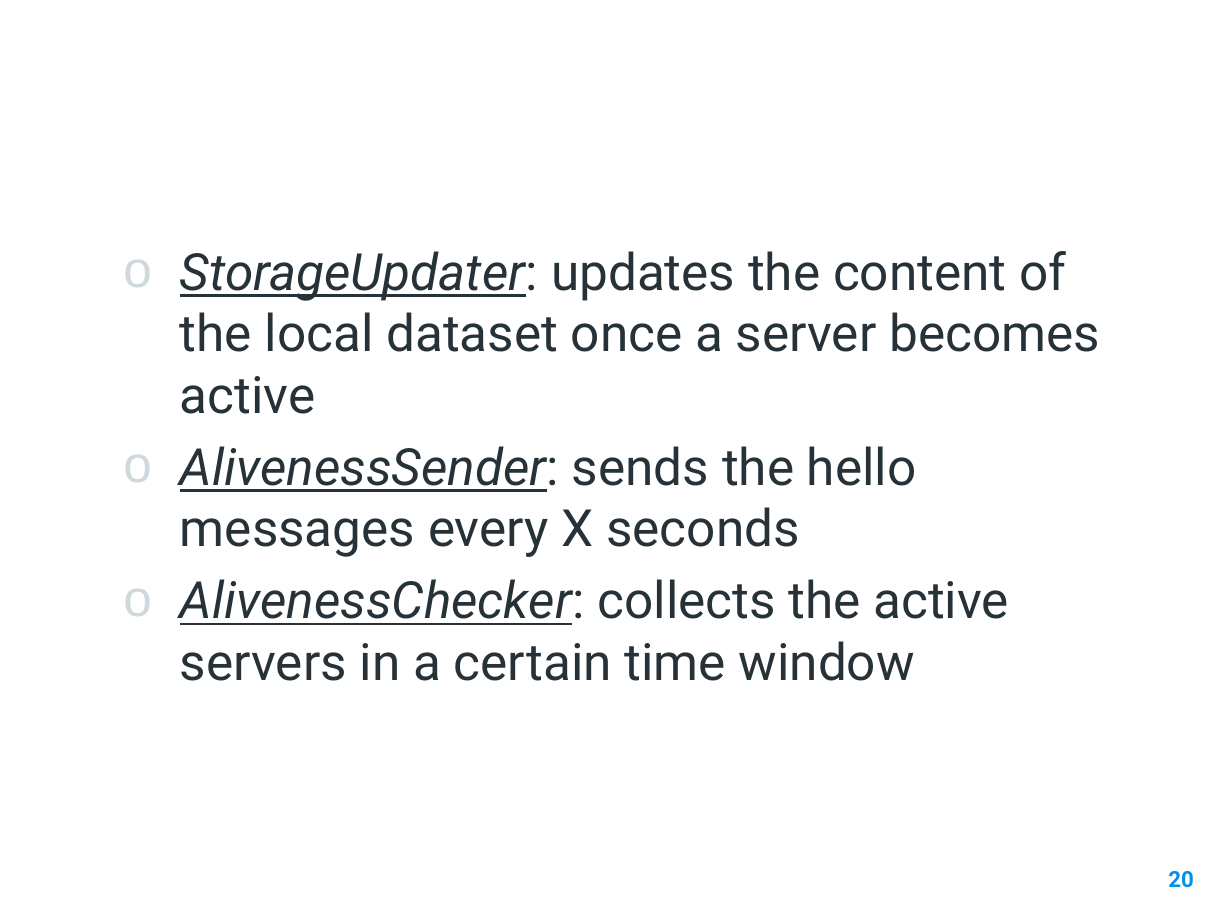
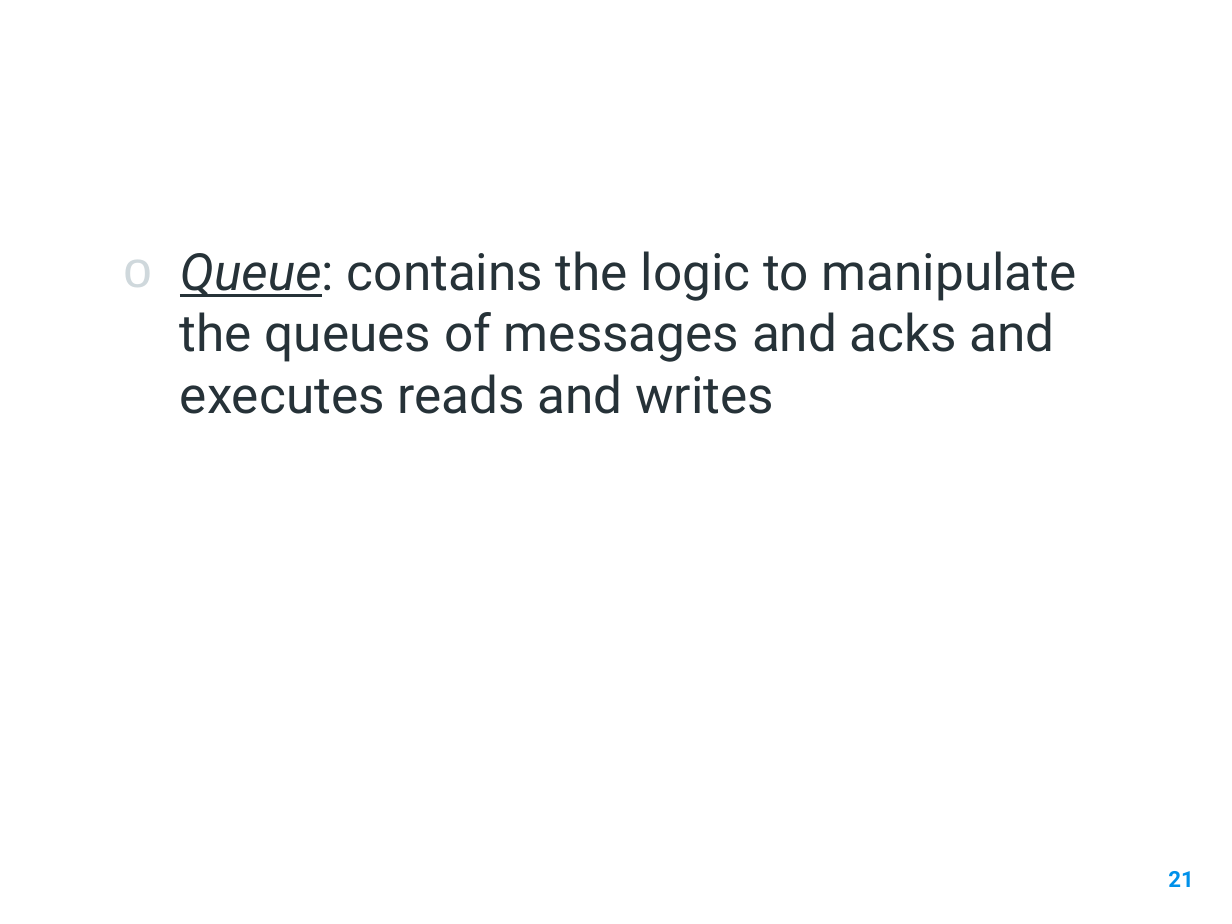
Before and after one commit to thedcfix/Replicated-Storage, a slide deck: slide 21 of Presentazione distributed Systems.pptx (slide 20 before the commit). Drawn at 1232x924 pixels with LibreOffice and Linux fonts; fonts in the diff are those of the drawing; background and template pictures are left out. Boxes give left, top, right and bottom in pixels: in the first picture for what was removed or moved away, otherwise in the second. Text is boxed around its words. In the diff, an @@ line names an element or a change of style, - is before the commit and + after.

```diff
--- a/Presentazione distributed Systems.pptx
+++ b/Presentazione distributed Systems.pptx
@@ text at bbox=[180, 251, 1077, 414]: text changed @@
-o StorageUpdater: updates the content of the local dataset once a server becomes active
-o AlivenessSender: sends the hello messages every X seconds
-o AlivenessChecker: collects the active servers in a certain time window
+o Queue: contains the logic to manipulate the queues of messages and acks and executes reads and writes
@@ page number at bbox=[1168, 871, 1193, 887]: text changed @@
-20
+21
```
Also in this commit, not shown: 6 other slides changed, 1 slide added, 3 other files.
